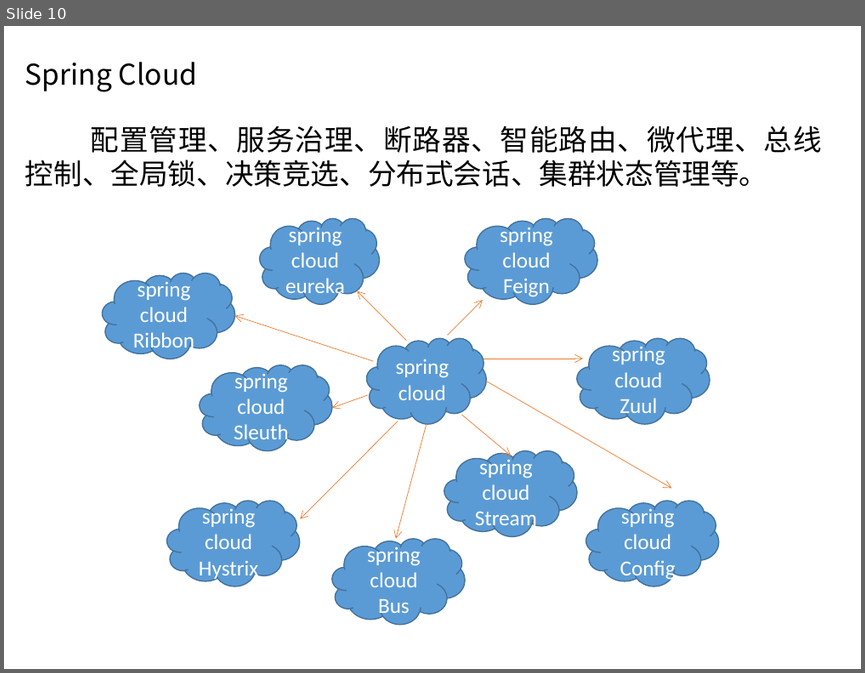
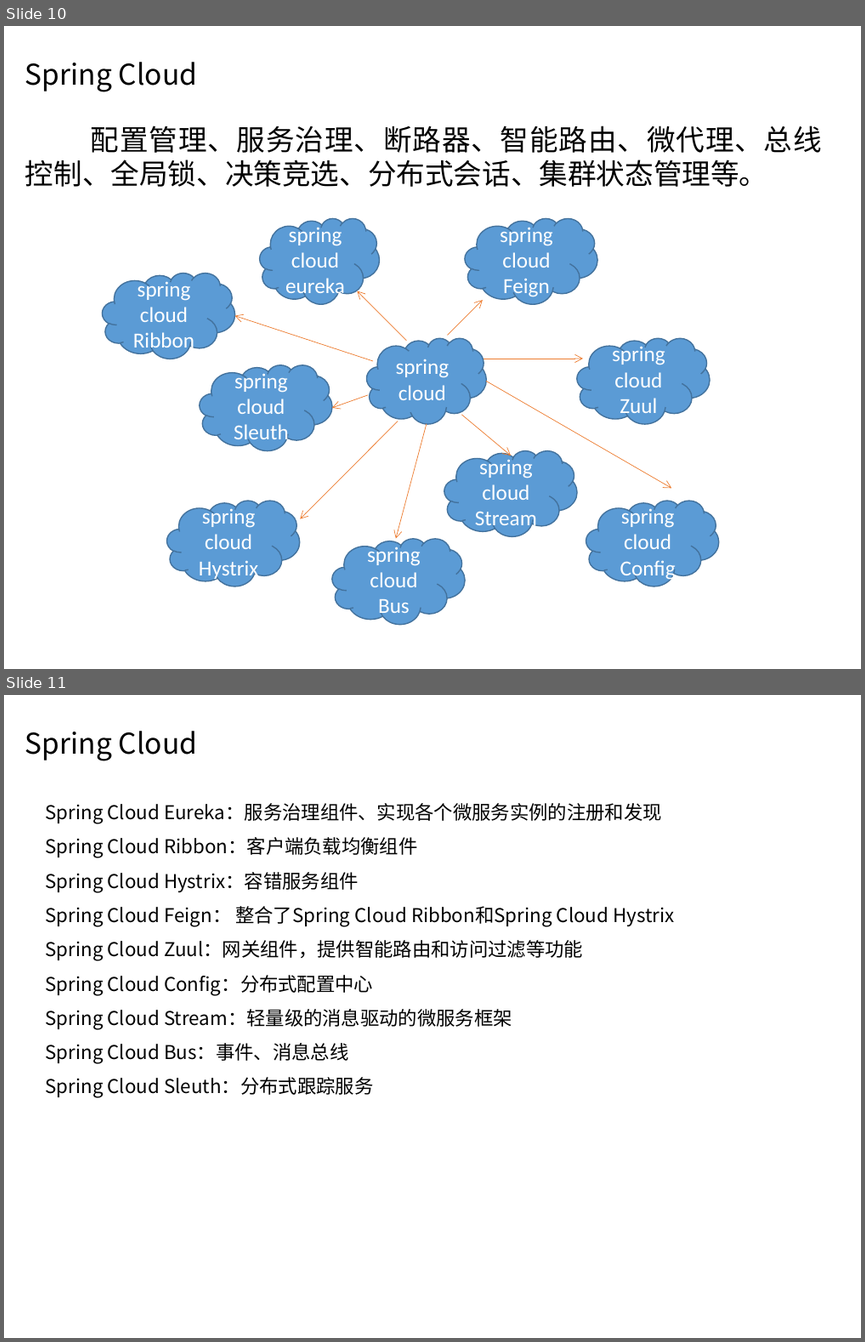
Before and after one commit to Sara-D/Spring, a slide deck: Spring.pptx. Shown one above the other, each under a label of ours: slide 10 before the commit, slides 10 and 11 after it. The pictures are 865x673 and 865x1342 pixels, drawn with LibreOffice and Linux fonts; fonts in the diff are those of the drawing; background and template pictures are left out. Boxes give left, top, right and bottom in pixels: in the first picture for what was removed or moved away, otherwise in the second. Text is boxed around its words. In the diff, an @@ line names an element or a change of style, - is before the commit and + after.

Commit message:
文件修改

```diff
--- a/Spring.pptx
+++ b/Spring.pptx
@@ slide 11 added at [4, 695, 861, 1338], background picture (left out) @@
@@ text added at [25, 731, 198, 761], 24 pt, text #000000 @@
+Spring Cloud
@@ text added at [45, 803, 674, 1098], 16 pt, text #000000 @@
+Spring Cloud Eureka：服务治理组件、实现各个微服务实例的注册和发现
+Spring Cloud Ribbon：客户端负载均衡组件
+Spring Cloud Hystrix：容错服务组件
+Spring Cloud Feign： 整合了Spring Cloud Ribbon和Spring Cloud Hystrix
+Spring Cloud Zuul：网关组件，提供智能路由和访问过滤等功能
+Spring Cloud Config：分布式配置中心
+Spring Cloud Stream：轻量级的消息驱动的微服务框架
+Spring Cloud Bus：事件、消息总线
+Spring Cloud Sleuth：分布式跟踪服务
```
